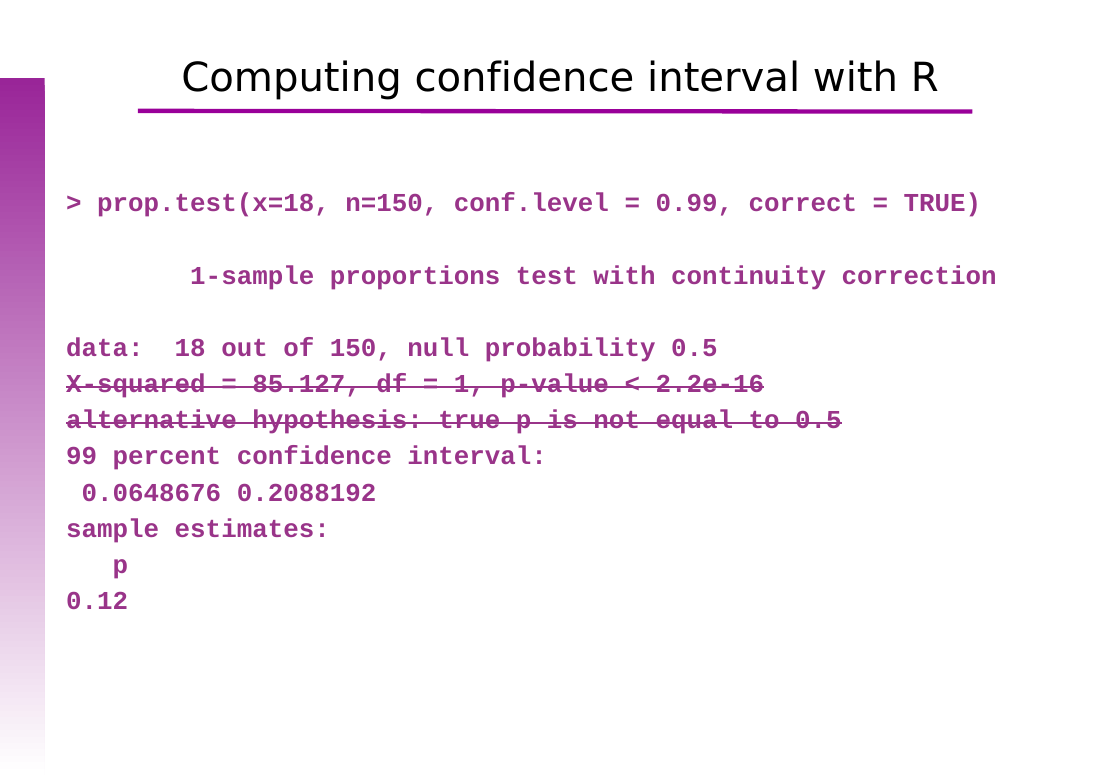
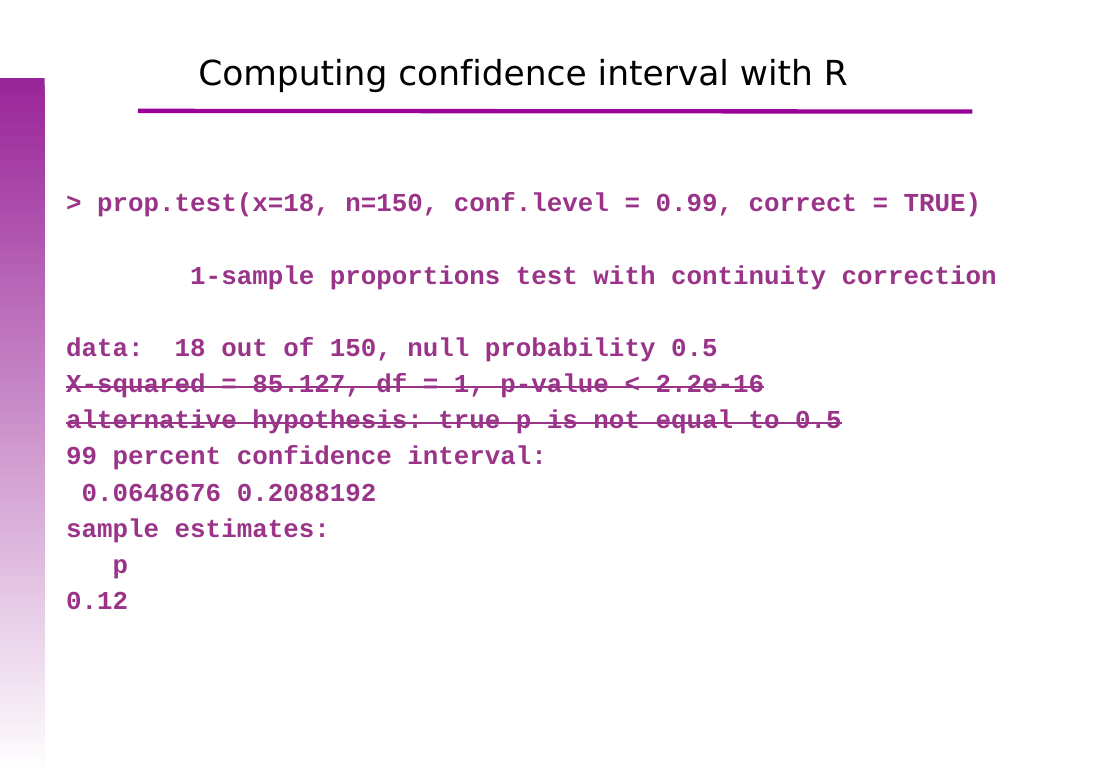
Before and after one commit to uebvhir/Course_Basic_Statistics_2019, a slide deck: slide 11 of Sessio_5/EBB_2018_Session_5_Sample_Size_(1).pptx. Drawn at 1120x775 pixels with LibreOffice and Linux fonts; fonts in the diff are those of the drawing; background and template pictures are left out. Boxes give left, top, right and bottom in pixels: in the first picture for what was removed or moved away, otherwise in the second. Text is boxed around its words. In the diff, an @@ line names an element or a change of style, - is before the commit and + after.

```diff
--- a/Sessio_5/EBB_2018_Session_5_Sample_Size_(1).pptx
+++ b/Sessio_5/EBB_2018_Session_5_Sample_Size_(1).pptx
@@ title "Computing confidence interval with R": place and size @@
-title "Computing confidence interval with R" at box(181, 60, 939, 100)
+title "Computing confidence interval with R" at box(198, 58, 848, 92)
@@ title "Computing confidence interval with R" at box(198, 58, 848, 92): size 28 to 24 pt @@
```
Also in this commit, not shown: 7 other slides changed, 3 slides added, 1 other file.
